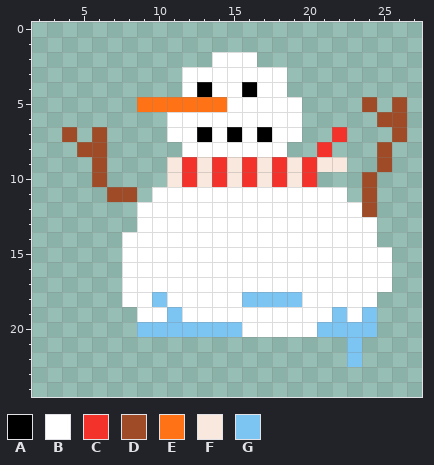
A pixel-art sprite gets an edit: traits/heads/head-snowman.png. The first picture shows the starting point.
The file is 32x32 pixels. Shown: x 2..27, y 0..24.
Palette (. is transparent): A #000000  B #ffffff  C #f3322c  D #9f4b27  E #ff7216  F #f9e8dd  G #7cc4f2
Pixels before, first column x 4:
 2 ..........BBB..........
 3 ........BBBBBBB........
 4 ........BABBABB........
 5 .....EEEEEEBBBBB....D.D
 6 .......BBBBBBBBB.....DD
 7 D.D....BBABABABB..C...D
 8 .DD.....BBBBBBB..C...D.
 9 ..D....FCFCFCFCFCFF..D.
10 ..D....FCFCFCFCFC...D..
11 ...DD.BBBBBBBBBBBBB.D..
12 .....BBBBBBBBBBBBBBBD..
13 .....BBBBBBBBBBBBBBBB..
14 ....BBBBBBBBBBBBBBBBB..
15 ....BBBBBBBBBBBBBBBBBB.
16 ....BBBBBBBBBBBBBBBBBB.
17 ....BBBBBBBBBBBBBBBBBB.
18 ....BBGBBBBBGGGGBBBBB..
19 .....BBGBBBBBBBBBBGBG..
20 .....GGGGGGGBBBBBGGGG..
21 ...................G...
22 ...................G...
Now the later version:
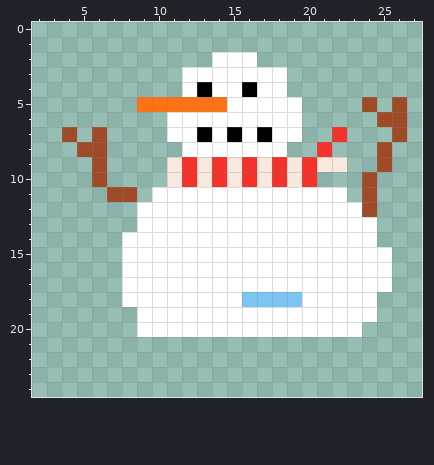
Changes in this commit:
Changed rows in their new state; - is an unchanged pixel.
first column x 9:
18 -B--------------
19 --B----------B-B
20 BBBBBBB-----BBB.
21 --------------.-
22 --------------.-
Where, in picture pixels (left, top, right, bottom), the same in both pictures:
changed: (137, 292, 242, 337)
changed: (317, 307, 377, 367)
